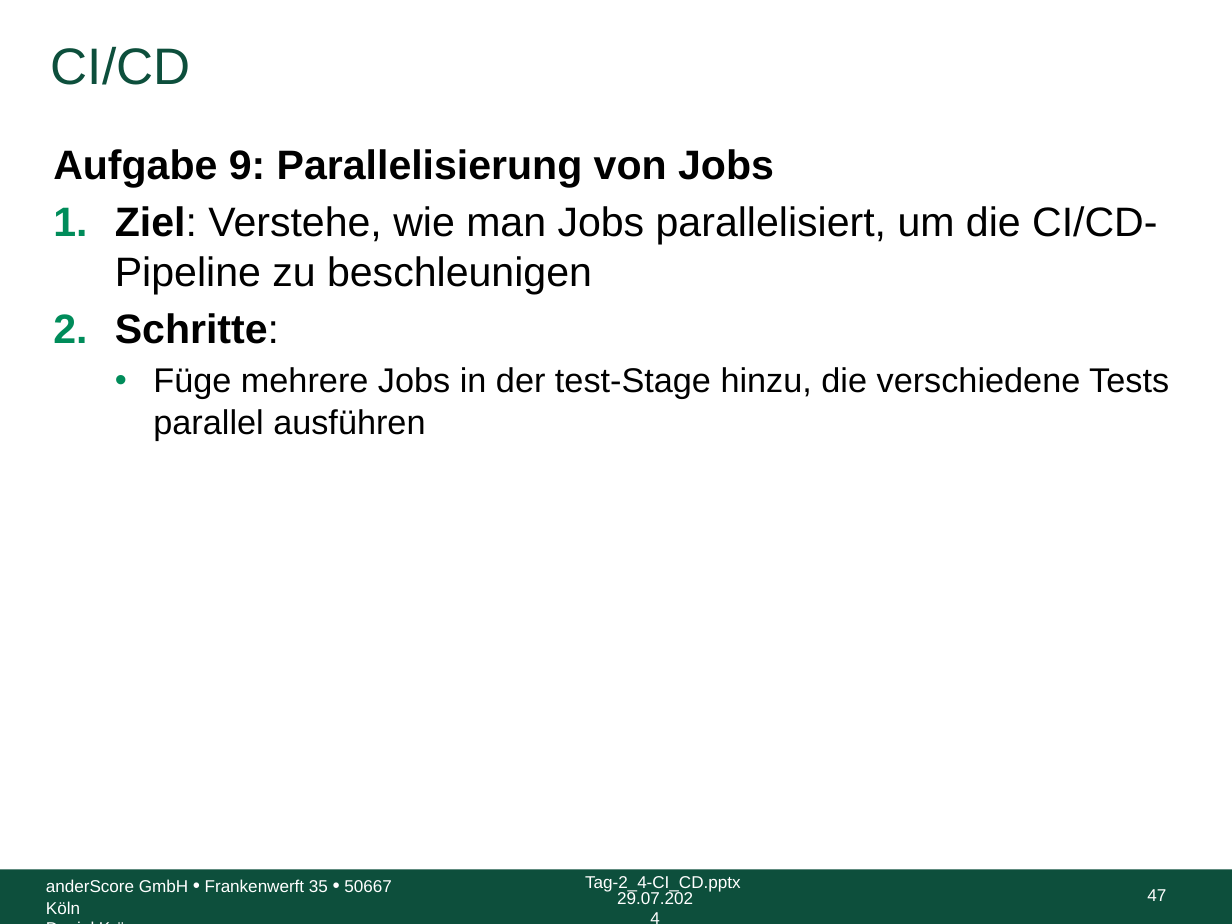
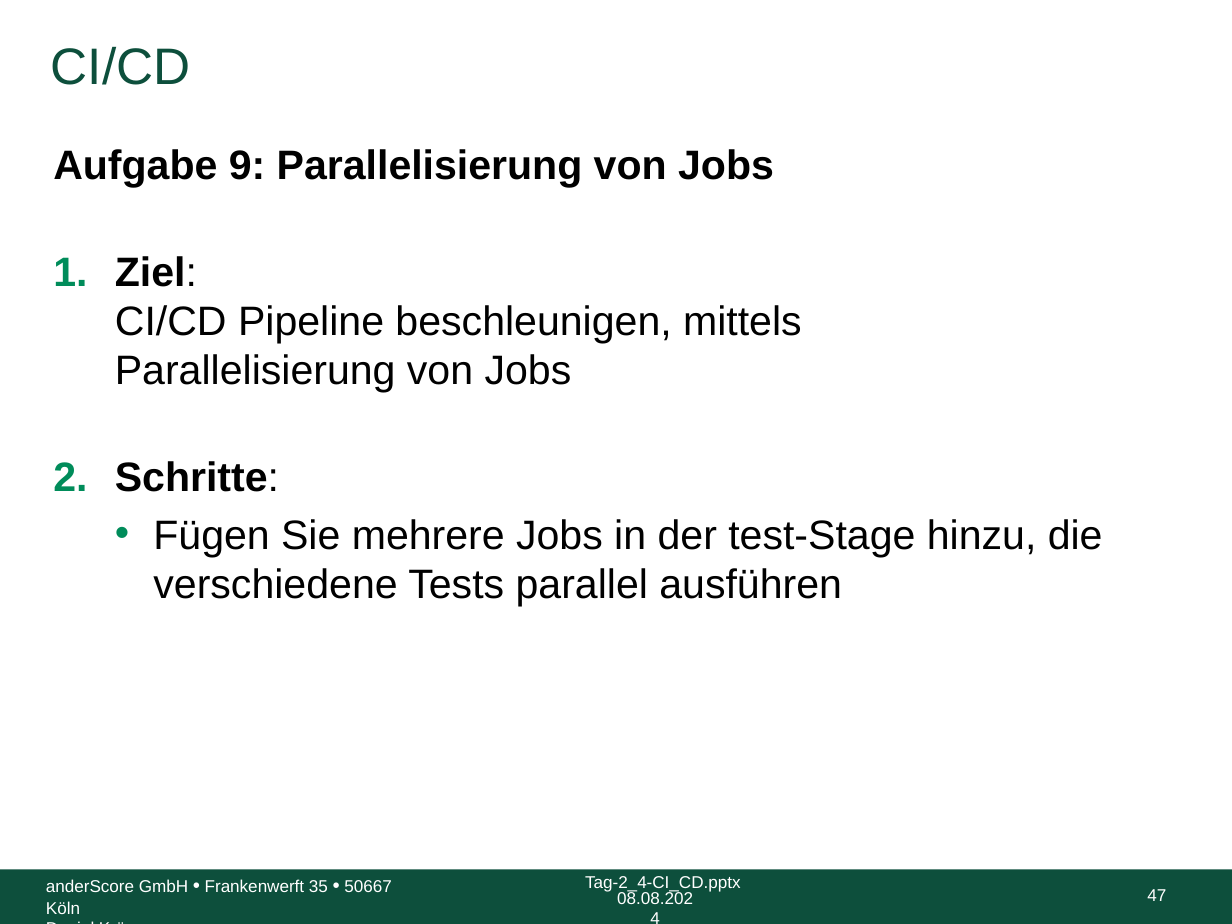
Before and after one commit to anderscore-gmbh/gitlab, a slide deck: slide 47 of slides/Tag-2_4-CI_CD.pptx. Drawn at 1232x924 pixels with LibreOffice and Linux fonts; fonts in the diff are those of the drawing; background and template pictures are left out. Boxes give left, top, right and bottom in pixels: in the first picture for what was removed or moved away, otherwise in the second. Text is boxed around its words. In the diff, an @@ line names an element or a change of style, - is before the commit and + after.

```diff
--- a/slides/Tag-2_4-CI_CD.pptx
+++ b/slides/Tag-2_4-CI_CD.pptx
@@ text at [115,256,802,393]: text changed @@
-1. Ziel: Verstehe, wie man Jobs parallelisiert, um die CI/CD-Pipeline zu beschleunigen
+1. Ziel:
+   CI/CD Pipeline beschleunigen, mittels
+   Parallelisierung von Jobs
@@ text at [153,519,1103,606]: text changed; size 20 to 24 pt @@
-  • Füge mehrere Jobs in der test-Stage hinzu, die verschiedene Tests parallel ausführen
+  • Fügen Sie mehrere Jobs in der test-Stage hinzu, die verschiedene Tests parallel ausführen
@@ text at [617,890,693,904]: text changed @@
-29.07.2024
+08.08.2024
```
Also in this commit, not shown: 46 other slides changed.
